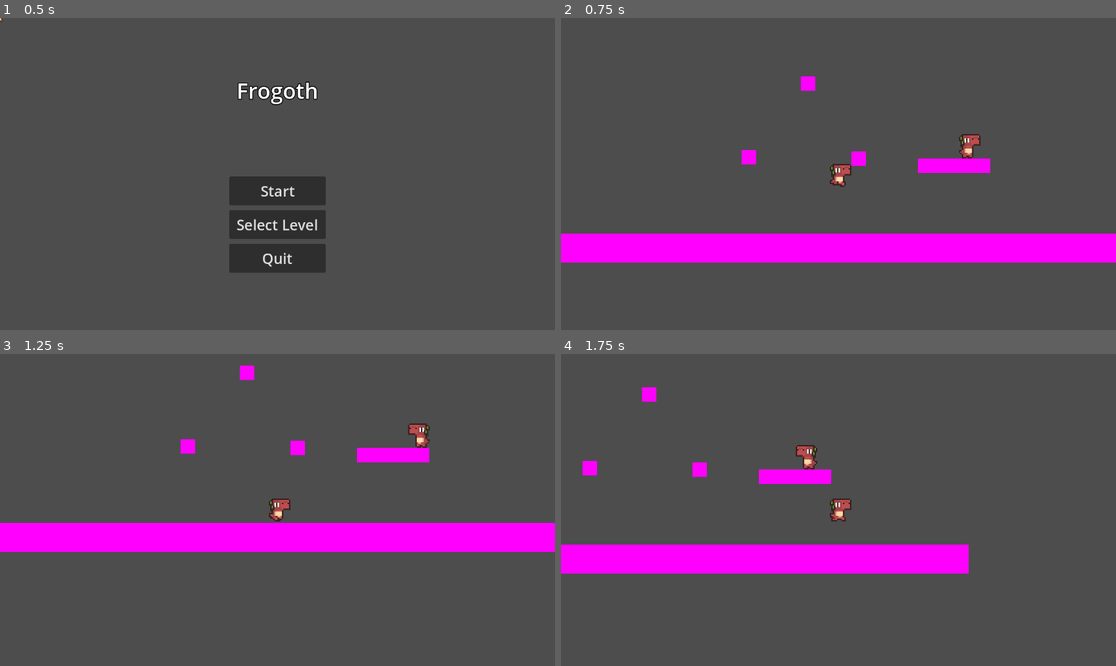
Above: before the commit, frames 1-4 (two rows, left to right).
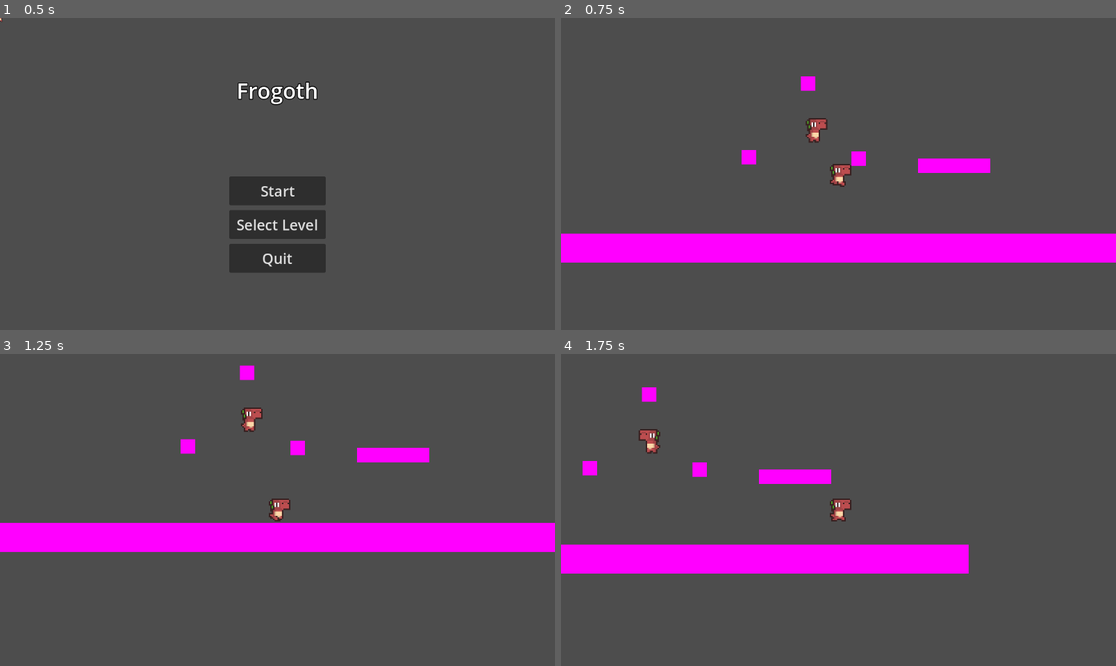
Above: after the commit, the same moments.

Repository: DerBrotDoktor/Frogoth
Game: Godot game, scene res://scenes/main/main.tscn
Same seed, same stepped clock (60 frames per second), same inputs: the game is played once before the commit and once after it.
Inputs (mouse positions are in pixels of both pictures, inside the frame that each line leads up to):
- Up to frame 1 (0.5 s): no input
- Up to frame 2 (0.75 s): click "Start" at 0.5 s
- Up to frame 3 (1.25 s): no input
- Up to frame 4 (1.75 s): move the mouse to (810, 572) at 1.27 s; hold D (right) from 1.28 s (still down); tap Shift (dash) at 1.35 s; tap Space (jump) at 1.52 s

Frame 1 is identical in both runs. In frame 2, 0.5% of the frame differs, in the area x 44-76%, y 32-45%; in frame 3, 0.5%; in frame 4, 0.5%, in the area x 14-47%, y 24-37%.

Commit message:
Added killing shape Added killing shape kills enemies

Diff:
--- a/scenes/bash_points/bash_point.gd
+++ b/scenes/bash_points/bash_point.gd
@@ -1,5 +1,6 @@
 extends Area2D
 
+var is_in_shape = false
 
 func _ready():
 	pass
--- a/scenes/enemies/enemy_grounded.gd
+++ b/scenes/enemies/enemy_grounded.gd
@@ -22,3 +22,8 @@
 	direction *= -1
 	$HorizontalRayCast.target_position.x *= -1
 	pass
+
+func _on_trigger_area_area_entered(area):
+	if area.is_in_group("killing_area"):
+		queue_free()
+	pass
--- a/scenes/enemies/enemy_grounded.tscn
+++ b/scenes/enemies/enemy_grounded.tscn
@@ -24,6 +24,9 @@
 }]
 
 [sub_resource type="RectangleShape2D" id="RectangleShape2D_eiqsm"]
+size = Vector2(12, 17)
+
+[sub_resource type="RectangleShape2D" id="RectangleShape2D_qpu30"]
 size = Vector2(12, 17)
 
 [node name="EnemyGrounded" type="CharacterBody2D"]
@@ -53,3 +56,11 @@
 wait_time = 0.3
 one_shot = true
 autostart = true
+
+[node name="TriggerArea" type="Area2D" parent="."]
+
+[node name="TriggerAreaShape" type="CollisionShape2D" parent="TriggerArea"]
+position = Vector2(0, 0.5)
+shape = SubResource("RectangleShape2D_qpu30")
+
+[connection signal="area_entered" from="TriggerArea" to="." method="_on_trigger_area_area_entered"]
--- /dev/null
+++ b/scenes/kill_shape/kill_shape.gd
@@ -0,0 +1,27 @@
+extends Node2D
+
+var points = []
+var point_positions = []
+
+func add_point(point):
+	points.append(point)
+	point_positions.append(point.position)
+	$Outline.points = point_positions
+	pass
+
+func finish_shape():
+	$Outline.closed = true
+	$PolygonSprite.polygon = point_positions
+	$KillArea/KillAreaCollision.polygon = point_positions
+	$DeleteTimer.start()
+	pass
+
+func delete_shape():
+	for point in points:
+		point.is_in_shape = false
+	queue_free()
+	pass
+
+func _on_delete_timer_timeout():
+	delete_shape()
+	pass
--- /dev/null
+++ b/scenes/kill_shape/kill_shape.tscn
@@ -0,0 +1,25 @@
+[gd_scene load_steps=2 format=3 uid="uid://b534dj4lmdign"]
+
+[ext_resource type="Script" path="res://scenes/kill_shape/kill_shape.gd" id="1_sr5bi"]
+
+[node name="KillShape" type="Node2D"]
+script = ExtResource("1_sr5bi")
+
+[node name="Outline" type="Line2D" parent="."]
+width = 3.0
+joint_mode = 2
+begin_cap_mode = 2
+end_cap_mode = 2
+
+[node name="PolygonSprite" type="Polygon2D" parent="."]
+color = Color(1, 1, 1, 0.52549)
+
+[node name="KillArea" type="Area2D" parent="." groups=["killing_area"]]
+
+[node name="KillAreaCollision" type="CollisionPolygon2D" parent="KillArea"]
+
+[node name="DeleteTimer" type="Timer" parent="."]
+wait_time = 2.0
+one_shot = true
+
+[connection signal="timeout" from="DeleteTimer" to="." method="_on_delete_timer_timeout"]
--- a/scenes/level/level_1.tscn
+++ b/scenes/level/level_1.tscn
@@ -36,7 +36,7 @@
 shape = SubResource("RectangleShape2D_7gmwj")
 
 [node name="EnemyGrounded" parent="." instance=ExtResource("1_n76ny")]
-position = Vector2(85, 5)
+position = Vector2(-21, -6)
 
 [node name="BashPoint" parent="." instance=ExtResource("2_1ug63")]
 position = Vector2(14, 14)
--- a/scenes/main/bash_point_controller.gd
+++ b/scenes/main/bash_point_controller.gd
@@ -1,17 +1,47 @@
 extends Node
 
 @export var player :CharacterBody2D
+
+@onready var shape_prefab = preload("res://scenes/kill_shape/kill_shape.tscn")
+
 var current_bash_points = []
+var current_shape
 
-func add_point():
+func check_point(point):
+	if current_bash_points.size() >= 3 and  current_bash_points[0] == point:
+		create_shape()
+	elif not point.is_in_shape:
+		if current_bash_points.size() == 0:
+			new_shape()
+		add_point(point)
+	else:
+		clear_shape()
 	pass
 
-func create_area():
+func add_point(point):
+	current_bash_points.append(point)
+	current_shape.add_point(point)
+	point.is_in_shape = true
 	pass
 
-func clear_area():
+func new_shape():
+	current_shape = shape_prefab.instantiate()
+	add_child(current_shape)
+	pass
+
+func create_shape():
+	current_shape.finish_shape()
+	current_shape = null
+	current_bash_points = []
+	pass
+
+func clear_shape():
+	current_shape.delete_shape()
+	current_shape = null
+	current_bash_points = []
 	pass
 
 func _on_player_enter_bash_point(bash_point):
 	print(bash_point)
+	check_point(bash_point)
 	pass
Not shown: 1 places in scenes/enemies/enemy_grounded.tscn that only renumber resources
